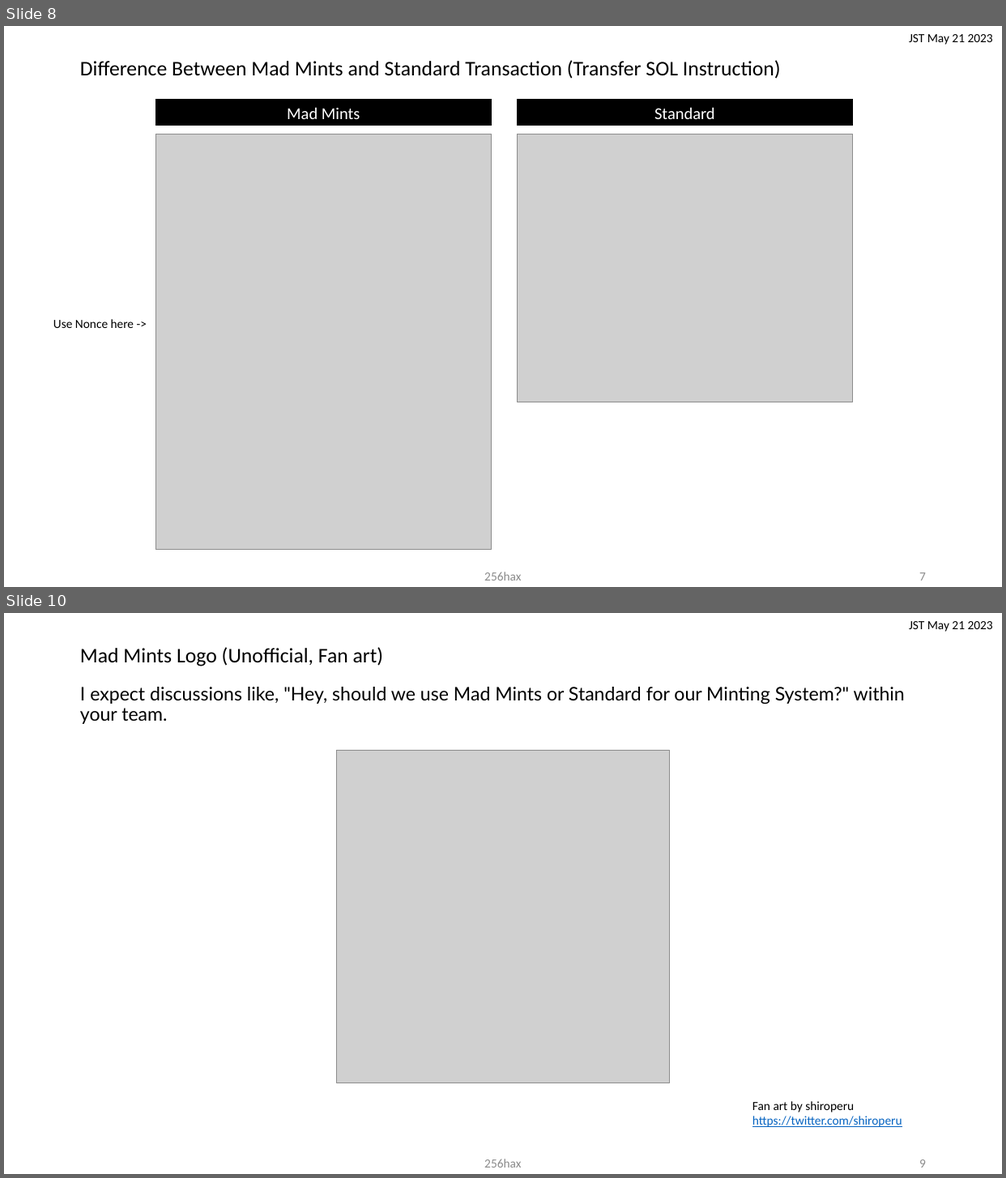
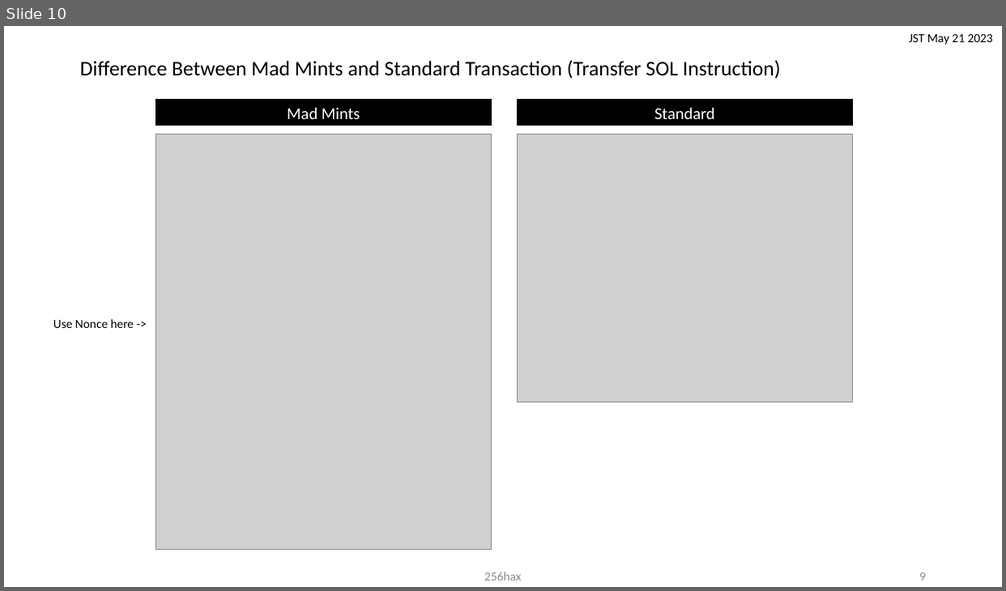
Before and after one commit to 256hax/mad-mints, a slide deck: docs/Mad-Mints.pptx. Shown one above the other, each under a label of ours: slides 8 and 10 before the commit, slide 10 after it; the slides between them are not shown. The pictures are 1006x1178 and 1006x591 pixels, drawn with LibreOffice and Linux fonts; fonts in the diff are those of the drawing; grey boxes stand for pictures; background and template pictures are left out. Boxes give left, top, right and bottom in pixels: in the first picture for what was removed or moved away, otherwise in the second. Text is boxed around its words. In the diff, an @@ line names an element or a change of style, - is before the commit and + after.

```diff
--- a/docs/Mad-Mints.pptx
+++ b/docs/Mad-Mints.pptx
@@ slide 10 removed at (4,613,1002,1174), background #FFFFFF @@
@@ text removed at (909,621,993,632) @@
-JST May 21 2023
@@ title removed at (80,647,384,666) @@
-Mad Mints Logo (Unofficial, Fan art)
@@ text removed at (80,687,905,724) @@
-I expect discussions like, "Hey, should we use Mad Mints or Standard for our Minting System?" within your team.
@@ picture removed at (336,751,669,1083) @@
@@ text removed at (752,1101,902,1127) @@
-Fan art by shiroperu
-https://twitter.com/shiroperu
@@ text removed at (484,1159,521,1168) @@
-256hax
@@ page number removed at (919,1160,926,1168) @@
-9
@@ what was slide 8 is now slide 10 @@
@@ page number at (919,573,926,581): text changed @@
-7
+9
```
Also in this commit, not shown: 4 slides changed, 4 slides added.
